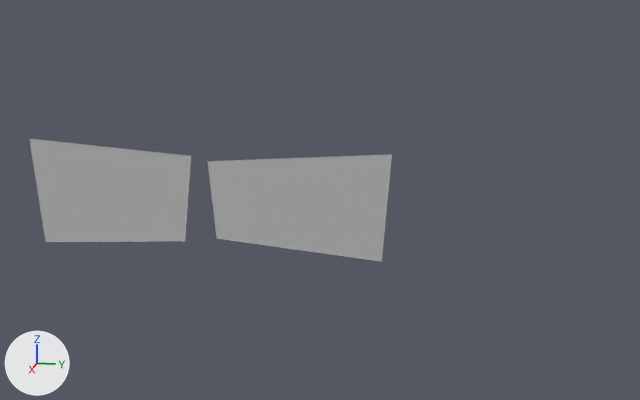
The FBX model Assets/GAfbx/Architecture/GA_wallcarpet_01.fbx as it was, and as the next commit left it.
Camera for both pictures: a 50 mm lens placed at (0.2309, 0.1332, 0.0716), pointed at (0.039, 0.0948, 0.0237). Every picture has the same lights, and +X, +Y and +Z are marked at lower left. Where no turn or scale is listed for an object, it has been applied to the vertices.

Names of what the first picture shows: 'GA_carpet_03', 'GA_carpet_04'.
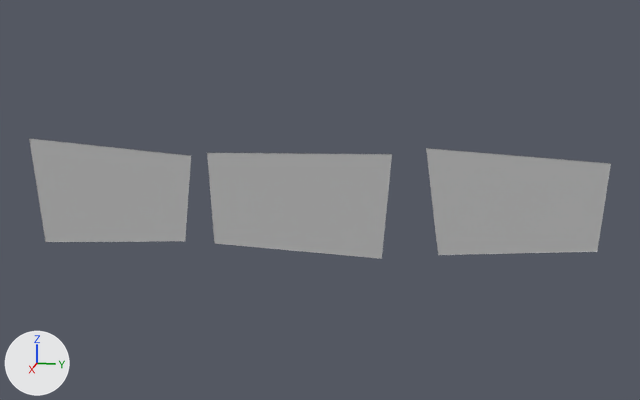
Where the newer file only moved an object's origin or applied its transform, the numbers keep the older frame.

What differs and where, as boxes [x1, y1, x2, y2] in the pictures (640 x 400 px; the box of a moved part takes in the faces that stretch with it):
'GA_carpet_03', reshaped, moved
    before: [207, 154, 392, 262]
    after: [207, 153, 392, 259]
'GA_wallcarpet_03', added
    after: [426, 148, 611, 255]
part 1 of me_mesh, moved or reshaped
    before: [217, 155, 392, 262]
    after: [215, 155, 392, 259]
part 2 of me_mesh, moved or reshaped
    before: [207, 154, 392, 238]
    after: [207, 153, 392, 243]

What changed in the scene script:
```text
Change me_mesh:
    where me_mesh.from_pydata(...)  # 24 vertices, 42 faces; spans x -0.0001..0.0, y -0.03..0.0124, z -0.013..0.0118
    used by ob_ga_carpet_03; location = (0.0399, 0.0987, 0.0232)
    me_mesh part 1: all 6 vertices in x -0.0001..0.0, y 0.0075..0.0105, z -0.013..-0.0102 are moved by (0.0, 0.0088, 0.013)
    me_mesh part 2: all 6 vertices in x -0.0001..0.0, y -0.03..-0.0264, z 0.0059..0.0087 are moved by (0.0, 0.0088, 0.0142)
Add me_mesh_002:
    me_mesh_002.from_pydata(...)  # 20 vertices, 34 faces; spans x -0.0001..0.0, y -0.0193..0.0193, z 0.0..0.024
    me_mesh_002.materials.append(mat_lambert1)  # grey #bcbcbc
Change ob_ga_carpet_03:
    ob_ga_carpet_03.location: (0.0399, 0.0987, 0.0232) -> (0.0399, 0.0899, 0.0109)
Add ob_ga_wallcarpet_03:
    ob_ga_wallcarpet_03 = bpy.data.objects.new('GA_wallcarpet_03', me_mesh_002)
    ob_ga_wallcarpet_03.location = (0.0399, 0.1378, 0.0126)
```
